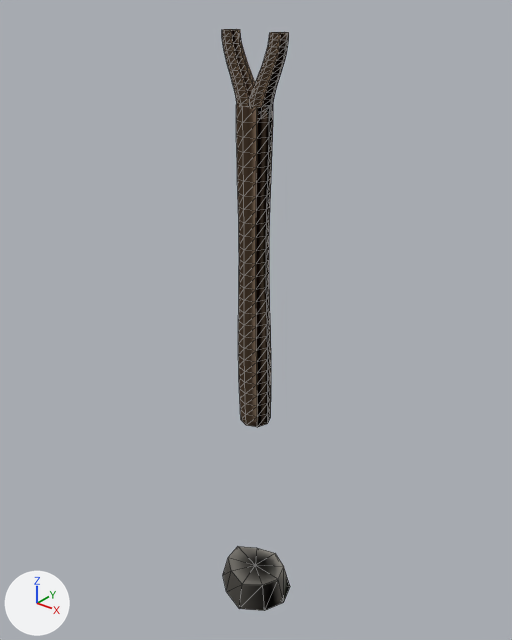
Before and after pictures for a commit that changed the glTF model assets/tower/approved-library/architecture/bagana-f3-3x13x3-v2.glb.
Both versions are drawn from a 50 mm camera at (3.11, -3.88, 3.57) aimed at (-0.08, 0.11, 1.1). Lighting does not change. The marker at lower left points along +X, +Y and +Z. The picture after the commit comes second. Mesh edges are drawn as thin lines. Vertices at exactly the same position are counted once.

Names of what the first picture shows: 'bagana_stone', 'bagana_wood'.
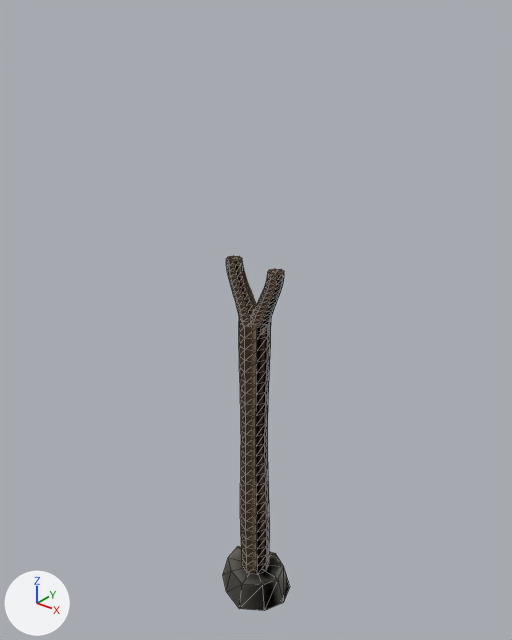
The edits, one by one:
me_bagana_form_3_wood is used by ob_bagana_wood; location (0.0, 0.0, 0.0).
me_bagana_form_3_wood had 440 vertices, 864 faces and spanned x -0.27..0.27, y -0.13..0.14, z 0.25..3.25.
me_bagana_form_3_wood now has 440 vertices, 864 faces and spans x -0.27..0.27, y -0.13..0.14, z -1.38..1.62.
me_bagana_form_3_wood part 1: the whole mesh is moved by (0.0, 0.0, -1.63).

What differs and where, as boxes (x1, y1, x2, y2) in the pictures (512 x 640 px):
'bagana_wood', moved
    before: (222, 29, 289, 427)
    after: (226, 256, 284, 575)
